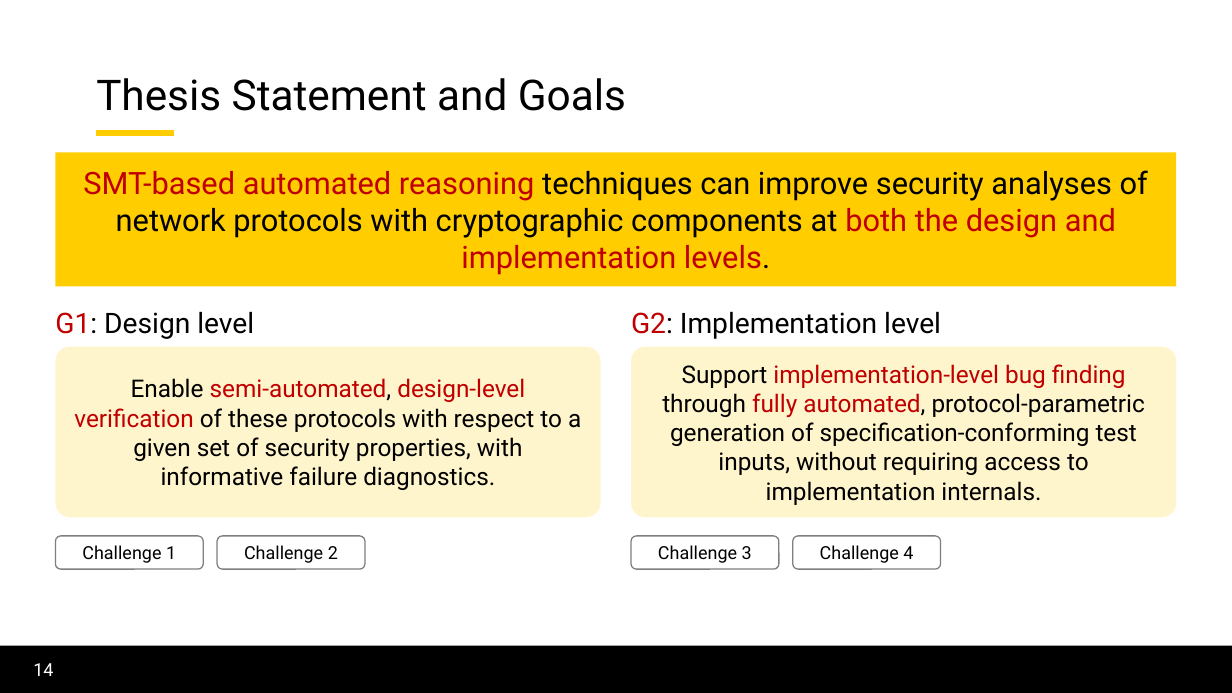
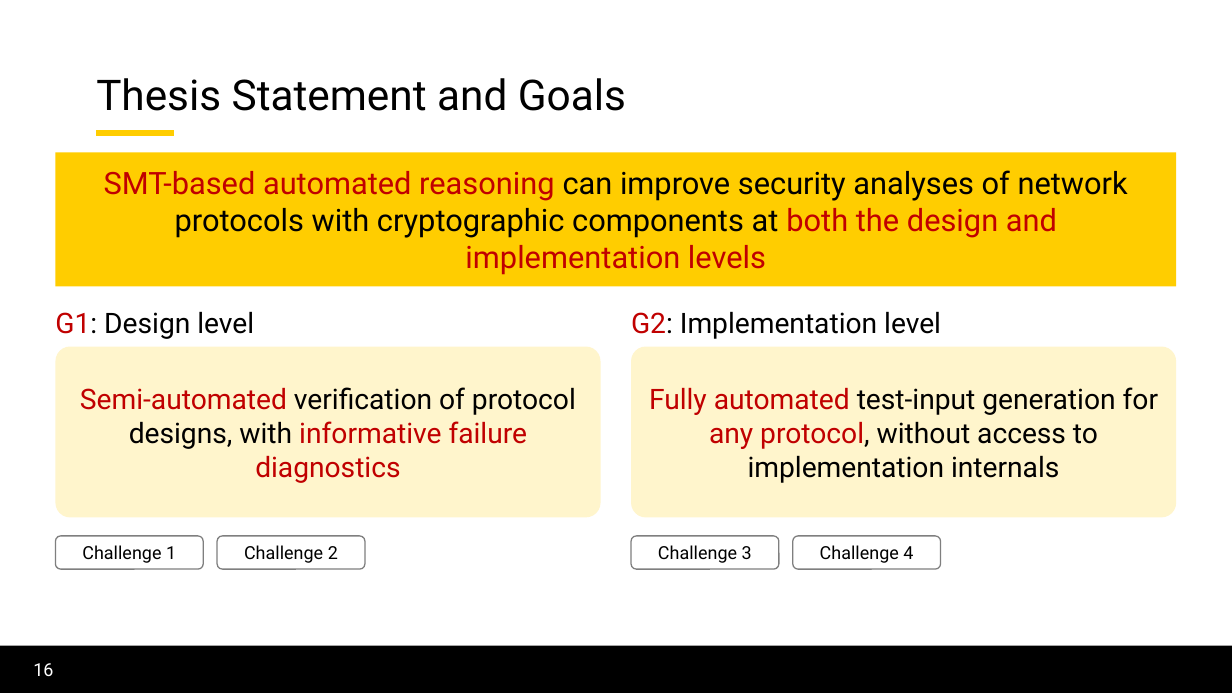
Before and after one commit to lorchrob/thesis_proposal_slides, a slide deck: slide 16 of slides.pptx (slide 14 before the commit). Drawn at 1232x693 pixels with LibreOffice and Linux fonts; fonts in the diff are those of the drawing; background and template pictures are left out. Boxes give left, top, right and bottom in pixels: in the first picture for what was removed or moved away, otherwise in the second. Text is boxed around its words. In the diff, an @@ line names an element or a change of style, - is before the commit and + after.

```diff
--- a/slides.pptx
+++ b/slides.pptx
@@ text in rectangle at [104, 170, 1128, 275]: text changed @@
-SMT-based automated reasoning techniques can improve security analyses of network protocols with cryptographic components at both the design and implementation levels.
+SMT-based automated reasoning can improve security analyses of network protocols with cryptographic components at both the design and implementation levels
@@ text in rounded rectangle at [80, 387, 576, 483]: text changed; size 19 to 22 pt; text colour #000000 to #C00000 @@
-Enable semi-automated, design-level verification of these protocols with respect to a given set of security properties, with informative failure diagnostics.
+Semi-automated verification of protocol designs, with informative failure diagnostics
@@ text in rounded rectangle at [649, 387, 1158, 483]: text changed; size 19 to 22 pt @@
-Support implementation-level bug finding through fully automated, protocol-parametric generation of specification-conforming test inputs, without requiring access to implementation internals.
+Fully automated test-input generation for any protocol, without access to implementation internals
@@ page number at [33, 663, 53, 676]: text changed @@
-14
+16
```
Also in this commit, not shown: 46 other slides changed, 14 slides added, 17 slides removed.
